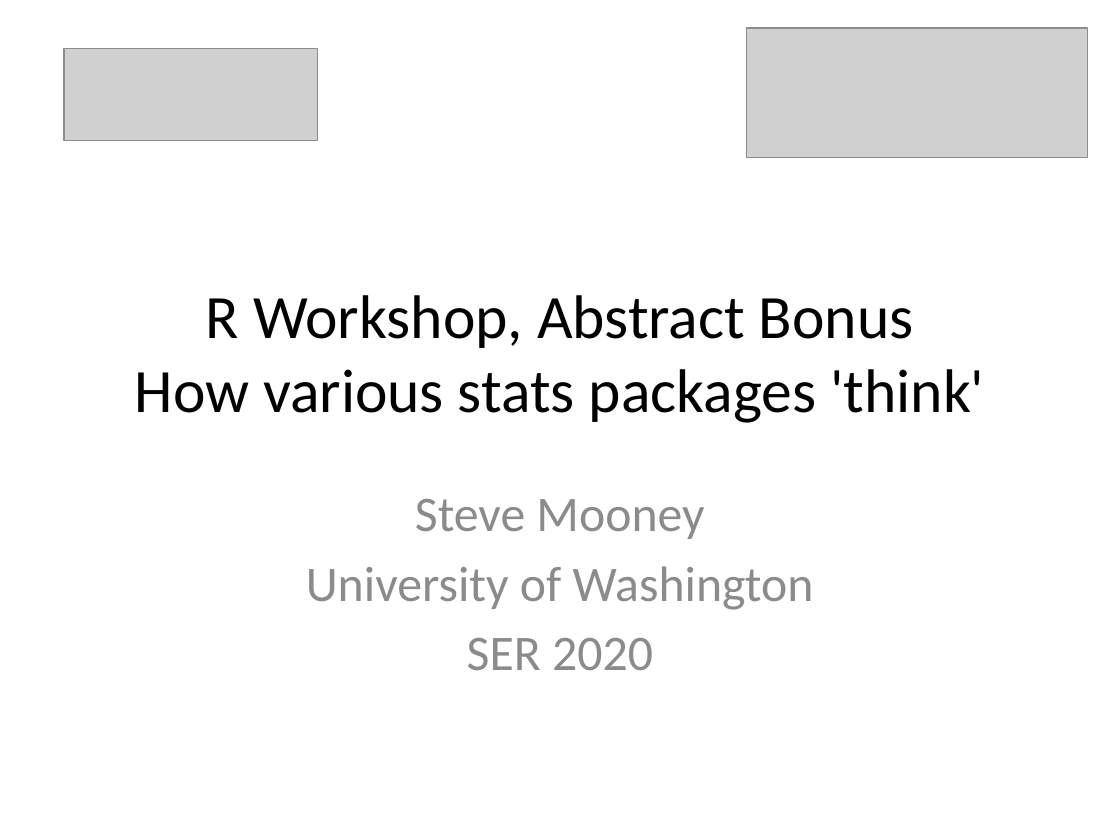
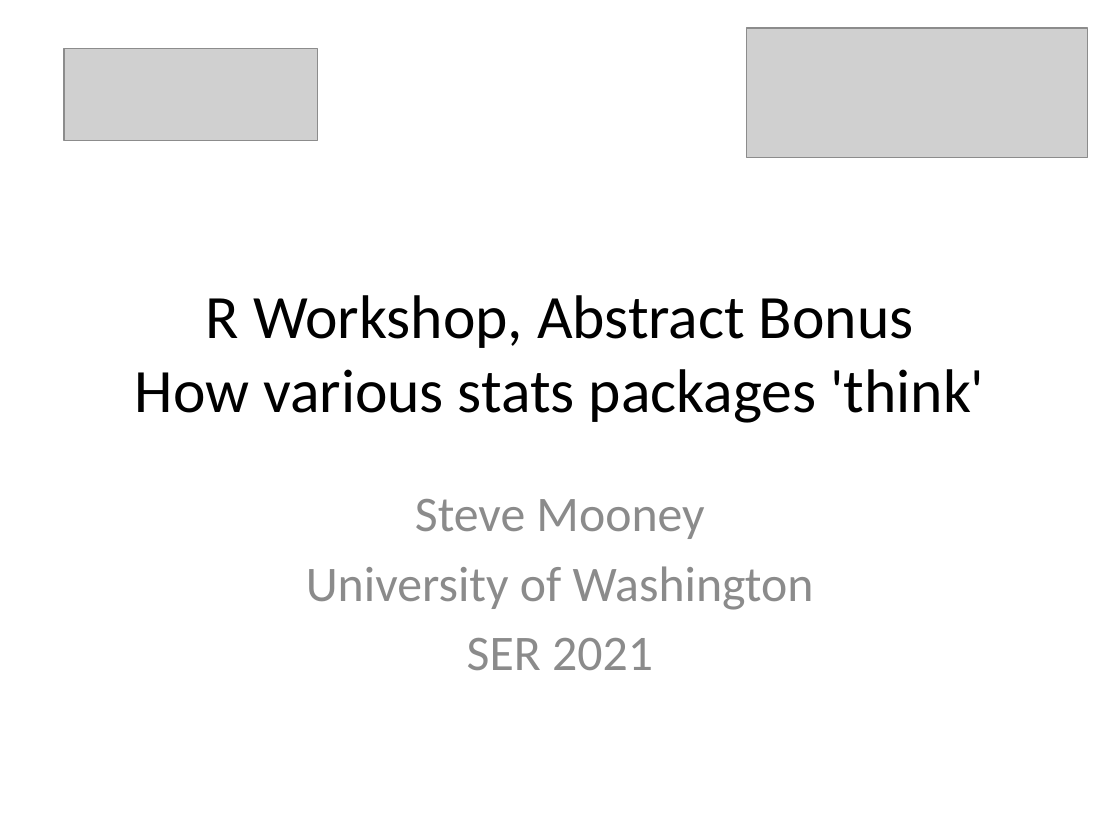
Before and after one commit to smooney27/RWorkshopSER2021, a slide deck: slide 1 of RWorkshopBonus-AbstractOrientation.pptx. Drawn at 1120x840 pixels with LibreOffice and Linux fonts; fonts in the diff are those of the drawing; grey boxes stand for pictures. Boxes give left, top, right and bottom in pixels: in the first picture for what was removed or moved away, otherwise in the second. Text is boxed around its words. In the diff, an @@ line names an element or a change of style, - is before the commit and + after.

```diff
--- a/RWorkshopBonus-AbstractOrientation.pptx
+++ b/RWorkshopBonus-AbstractOrientation.pptx
@@ subtitle at (467, 638, 653, 670): text changed @@
-SER 2020
+SER 2021
```
Also in this commit, not shown: 7 other files.
